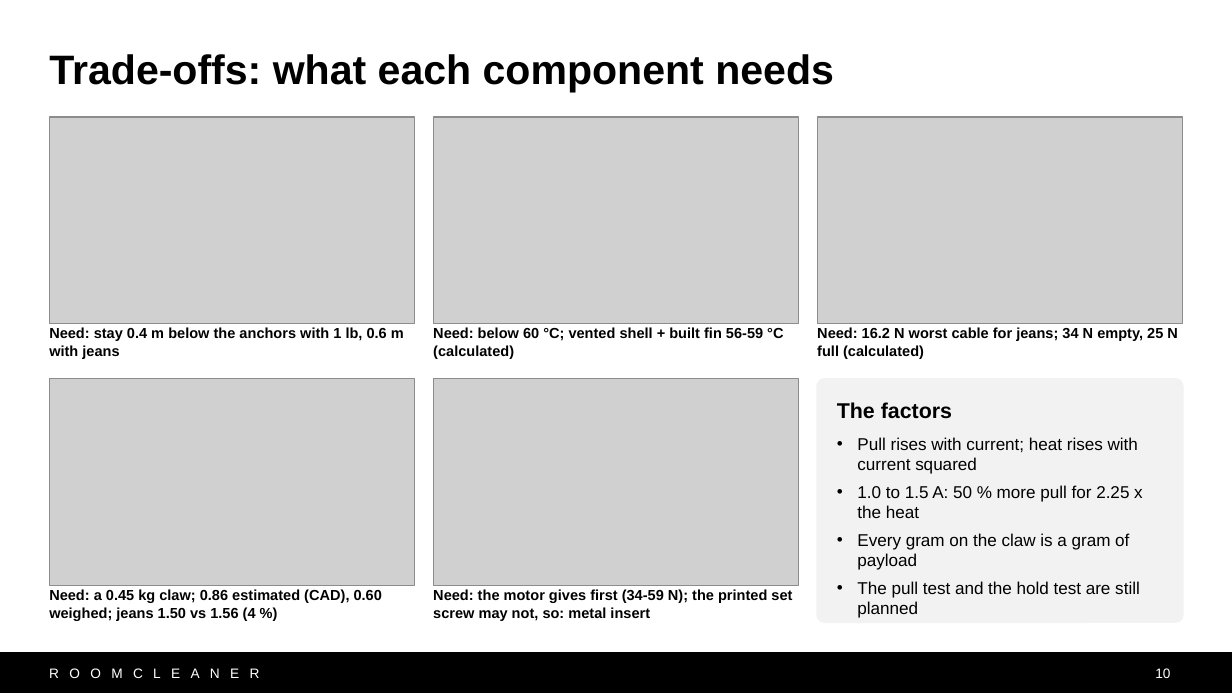
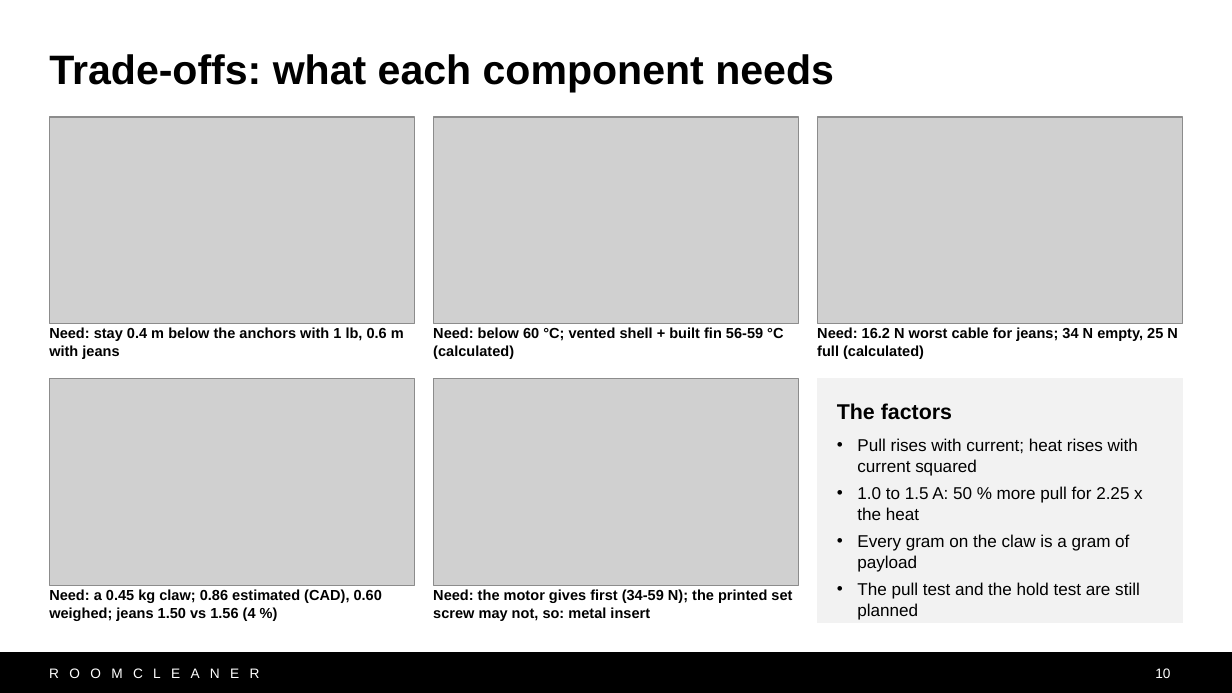
Before and after one commit to Jaspario1199/RoomCleaner, a slide deck: slide 10 of docs/presentation/deck_v10/RoomCleaner_Buntinx_v10.pptx. Drawn at 1232x693 pixels with LibreOffice and Linux fonts; fonts in the diff are those of the drawing; grey boxes stand for pictures. Boxes give left, top, right and bottom in pixels: in the first picture for what was removed or moved away, otherwise in the second. Text is boxed around its words. In the diff, an @@ line names an element or a change of style, - is before the commit and + after.

```diff
--- a/docs/presentation/deck_v10/RoomCleaner_Buntinx_v10.pptx
+++ b/docs/presentation/deck_v10/RoomCleaner_Buntinx_v10.pptx
@@ rectangle "The factors" at (817,379,1183,623): rounded rectangle to rectangle; outline #F2F2F2 1 pt to #F2F2F2 0.75 pt @@
@@ text in rectangle at (837,403,1143,620): text added @@
+The factors
+• Pull rises with current; heat rises with current squared
+• 1.0 to 1.5 A: 50 % more pull for 2.25 x the heat
+• Every gram on the claw is a gram of payload
+• The pull test and the hold test are still planned
@@ text removed at (857,437,1143,618) @@
-• Pull rises with current; heat rises with current squared
-• 1.0 to 1.5 A: 50 % more pull for 2.25 x the heat
-• Every gram on the claw is a gram of payload
-• The pull test and the hold test are still planned
```
Also in this commit, not shown: 15 other slides changed, 4 other files.
